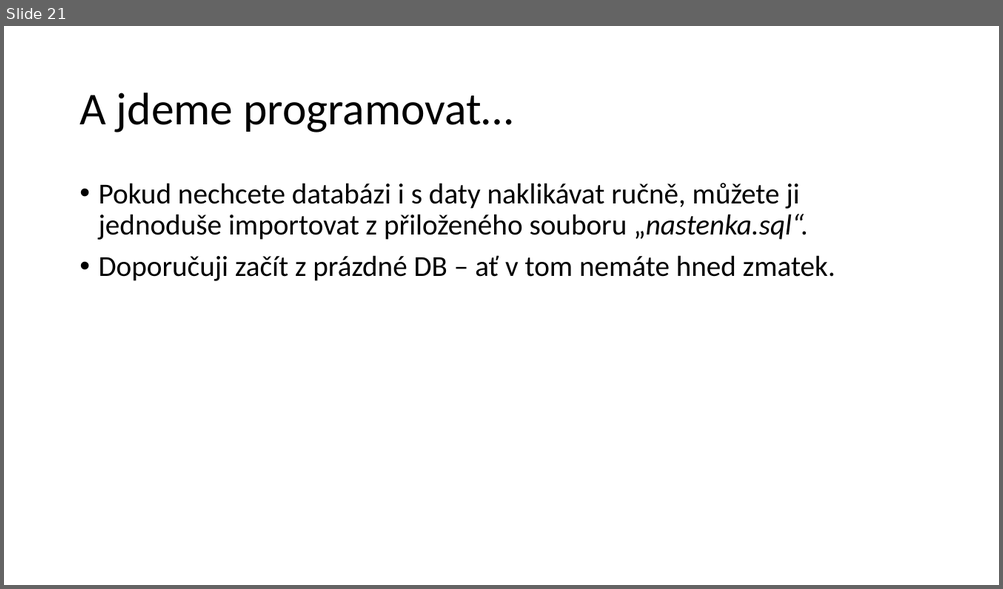
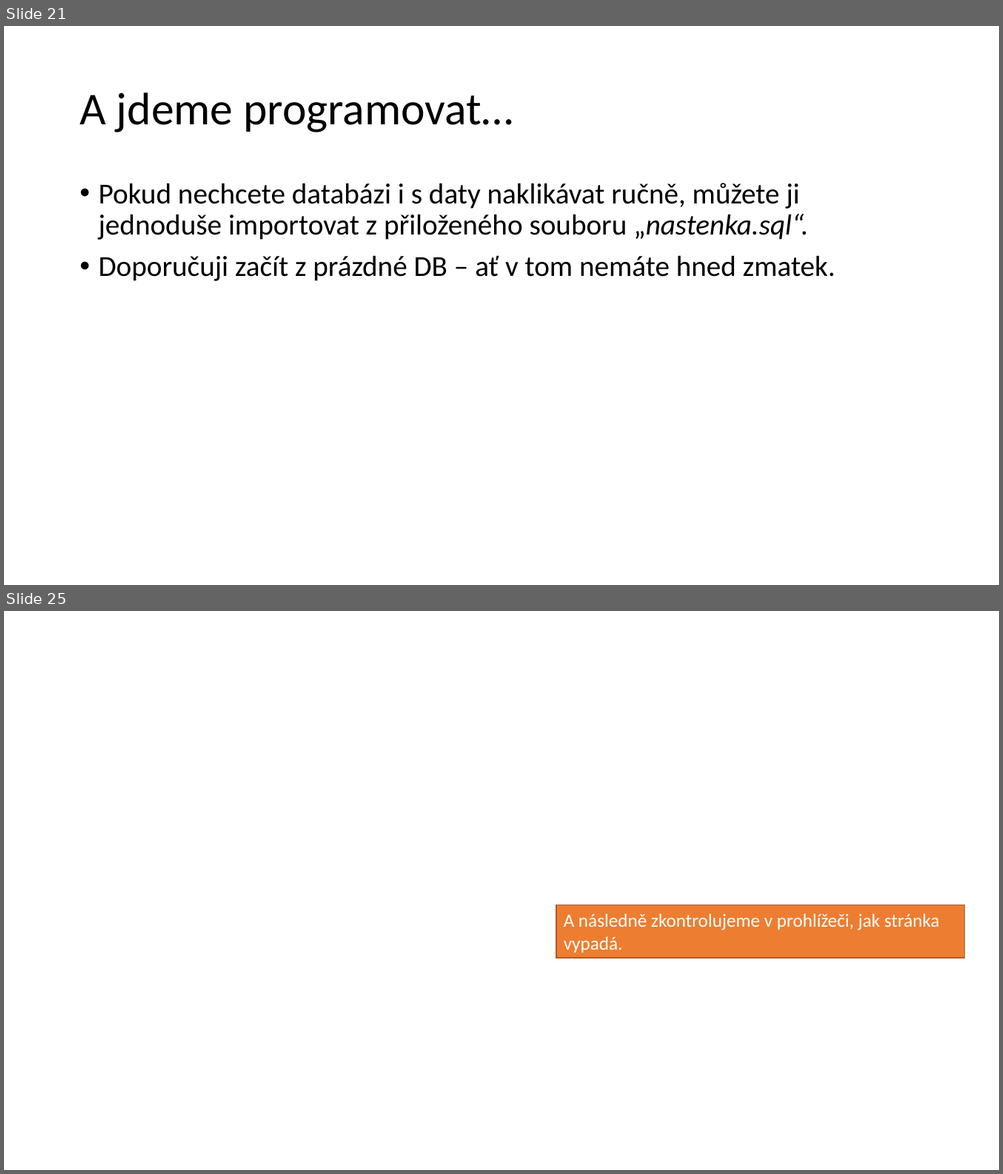
Before and after one commit to 4iz278/cviceni, a slide deck: 05-sql-databaze/05-aplikace-nastenka/prezentace-postup-vyvoje-nastenka.pptx. Shown one above the other, each under a label of ours: slide 21 before the commit, slides 21 and 25 after it; the slides between them are not shown. The pictures are 1003x589 and 1003x1174 pixels, drawn with LibreOffice and Linux fonts; fonts in the diff are those of the drawing; background and template pictures are left out. Boxes give left, top, right and bottom in pixels: in the first picture for what was removed or moved away, otherwise in the second. Text is boxed around its words. In the diff, an @@ line names an element or a change of style, - is before the commit and + after.

```diff
--- a/05-sql-databaze/05-aplikace-nastenka/prezentace-postup-vyvoje-nastenka.pptx
+++ b/05-sql-databaze/05-aplikace-nastenka/prezentace-postup-vyvoje-nastenka.pptx
@@ slide 25 added at [4,611,999,1170], background picture (left out) @@
@@ rectangle added at [556,906,965,959], fill #ED7D31, outline #AF5C24 1 pt, 18 pt, text #FFFFFF @@
+A následně zkontrolujeme v prohlížeči, jak stránka vypadá.
```
Also in this commit, not shown: 21 other slides added.
